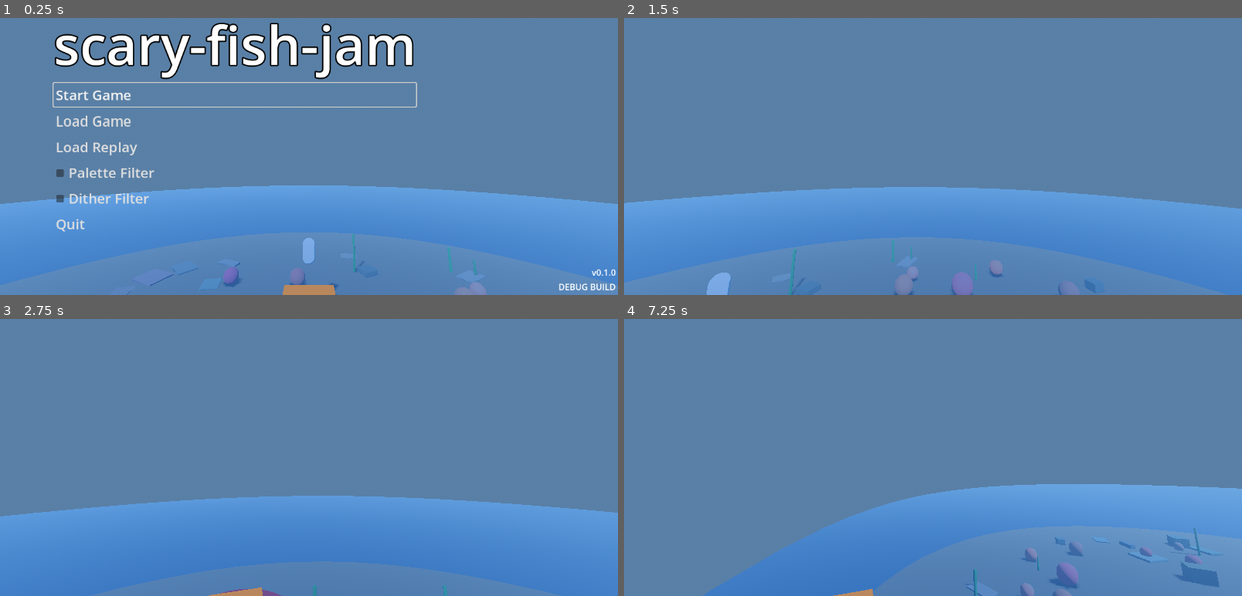
Above: before the commit, frames 1-4 (two rows, left to right).
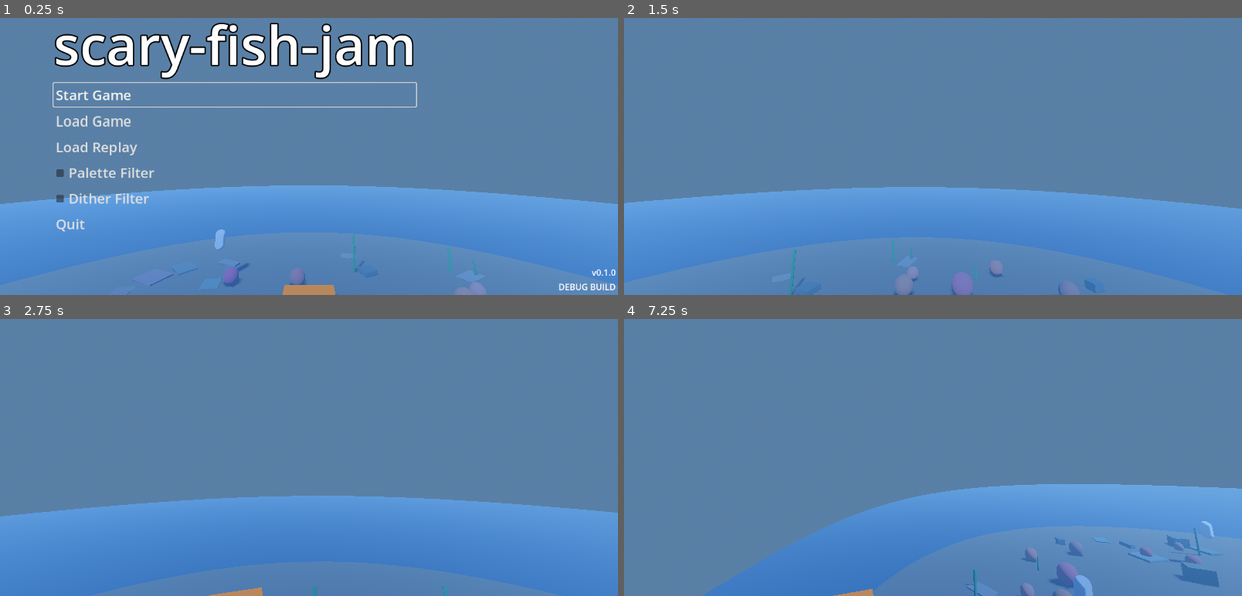
Above: after the commit, the same moments.

Repository: onebit-aidan-kris/scary-fish-jam
Game: Godot game, scene res://scenes/levels/fishing/fishing_level.tscn
The game is run twice, just before and just after one commit, with the same random seed, the same clock (stepped at 60 frames per second) and the same inputs. This scene is started directly instead of the project's main scene.
Inputs (mouse positions are in pixels of both pictures, inside the frame that each line leads up to):
- Up to frame 1 (0.25 s): no input
- Up to frame 2 (1.5 s): click "Start Game" at 0.5 s; move the mouse to (963, 120) at 1.27 s; hold W (move_forward) from 1.28 s (still down); hold Ctrl (crouch) from 1.28 s (still down)
- Up to frame 3 (2.75 s): keep holding W (move_forward); tap Space (jump) at 1.52, 2.27 s; move the mouse to (278, 424) at 2.02 s; release Ctrl (crouch) at 2.03 s; tap E (interact) at 2.1 s
- Up to frame 4 (7.25 s): move the mouse to (945, 415) at 2.77 s; hold Shift (sprint) 2.78-3.53 s; move the mouse to (926, 427) at 3.52 s; tap Ctrl (crouch) at 3.6 s; tap Space (jump) at 3.77, 4.52, 5.27, 6.5, 6.77 s; move the mouse to (976, 427) at 4.27 s; tap E (interact) at 4.35, 6.6 s; move the mouse to (883, 418) at 5.02 s; tap Shift (sprint) at 5.1 s; tap Enter at 5.75 s; move the mouse to (939, 421) at 5.77 s; hold Ctrl (crouch) 5.78-6.53 s; move the mouse to (908, 415) at 6.52 s; release W (move_forward) at 6.53 s; hold D (move_right) from 6.53 s (still down)

The runs differ from the first frame. In frame 1, 0.3% of the frame differs, in the area x 34-55%, y 76-98%; in frame 2, 0.2%; in frame 3, less than 0.1%; in frame 4, 0.2%.

Commit message:
added 3 patrol paths

Diff:
--- a/project/scenes/levels/fishing/fish.gd
+++ b/project/scenes/levels/fishing/fish.gd
@@ -1,15 +1,32 @@
 extends CharacterBody3D
 
-@export var patrol_path: Node3D
+@export var patrol_path: NodePath
+@export var swim_speed := 3.0
+
 @onready var nav_agent: NavigationAgent3D = $NavigationAgent3D
+@onready var patrol_behavior: Node = $PatrolBehavior
 
 var child_mesh: MeshInstance3D
-
 var highlight_circle: MeshInstance3D
 
 
 func _ready() -> void:
 	child_mesh = get_node("MeshInstance3D")
+	var path_node := get_node(patrol_path)
+	patrol_behavior.nav_agent = nav_agent
+	patrol_behavior.set_patrol_nodes(path_node)
+
+
+func _physics_process(_delta: float) -> void:
+	var next_pos := nav_agent.get_next_path_position()
+	var direction := (next_pos - global_position).normalized()
+	velocity = direction * swim_speed
+
+	if velocity.length_squared() > 0.001:
+		var target_pos := global_position + velocity.normalized()
+		look_at(target_pos, Vector3.UP)
+
+	var _collided := move_and_slide()
 
 
 func _process(_delta: float) -> void:
@@ -20,29 +37,20 @@
 		highlight_circle = null
 
 
-# Highlights the fish in bright red.
 func highlight() -> void:
 	if highlight_circle:
 		return
-	# Calculate the y intersection above the fish with the WaterSurface
 	var water_surface: MeshInstance3D = get_tree().get_first_node_in_group("WaterSurface")
-	print("water surface is: ", water_surface)
 	var water_surface_pos: Vector3 = water_surface.global_position
 	var fish_pos: Vector3 = global_position
-	var fish_height: float = fish_pos.y
-	var water_surface_height: float = water_surface_pos.y
-	var layer_offset: float = 1 # To ensure circle is visible above water surface (barely)
-	var intersection_y: float = fish_height + water_surface_height + layer_offset
-	print("intersection_y is: ", intersection_y)
+	var layer_offset := 1.0
+	var intersection_y: float = fish_pos.y + water_surface_pos.y + layer_offset
 
-
-	#Draw a red circle at this intersection point
 	highlight_circle = MeshInstance3D.new()
 	var sphere_mesh := SphereMesh.new()
 	sphere_mesh.radius = 3
 	sphere_mesh.height = 3
 	highlight_circle.mesh = sphere_mesh
-	# Set the material to red
 	var mat := StandardMaterial3D.new()
 	mat.albedo_color = Color.RED
 	mat.emission_energy_multiplier = 5.0
@@ -51,5 +59,3 @@
 
 	get_tree().root.add_child(highlight_circle)
 	highlight_circle.global_position = Vector3(fish_pos.x, intersection_y, fish_pos.z)
-
-	print("highlight_circle is at position: ", highlight_circle.global_position)
--- a/project/scenes/levels/fishing/fishing_level.tscn
+++ b/project/scenes/levels/fishing/fishing_level.tscn
@@ -7,6 +7,7 @@
 [ext_resource type="Script" uid="uid://dtcnjkf3aa1lv" path="res://scenes/levels/fishing/sonar_cone.gd" id="4_s276m"]
 [ext_resource type="Script" uid="uid://4gtx2q7jsi3x" path="res://scenes/levels/fishing/fish.gd" id="6_1ewjx"]
 [ext_resource type="AudioStream" uid="uid://dxrviqr8wqvij" path="res://assets/sounds/sonar_ping.mp3" id="6_58dmq"]
+[ext_resource type="Script" path="res://scenes/levels/fishing/patrol_behavior.gd" id="7_patrol"]
 
 [sub_resource type="ProceduralSkyMaterial" id="ProceduralSkyMaterial_fish"]
 sky_top_color = Color(0.35, 0.6, 0.85, 1)
@@ -69,6 +70,10 @@
 
 [sub_resource type="CapsuleShape3D" id="FishCollision_1ewjx"]
 
+[sub_resource type="NavigationMesh" id="NavMesh_fish"]
+vertices = PackedVector3Array(0, -4, 0, 33, -4, 0, 28.578, -4, 16.5, 16.5, -4, 28.578, 0, -4, 33, -16.5, -4, 28.578, -28.578, -4, 16.5, -33, -4, 0, -28.578, -4, -16.5, -16.5, -4, -28.578, 0, -4, -33, 16.5, -4, -28.578, 28.578, -4, -16.5)
+polygons = [PackedInt32Array(0, 1, 2), PackedInt32Array(0, 2, 3), PackedInt32Array(0, 3, 4), PackedInt32Array(0, 4, 5), PackedInt32Array(0, 5, 6), PackedInt32Array(0, 6, 7), PackedInt32Array(0, 7, 8), PackedInt32Array(0, 8, 9), PackedInt32Array(0, 9, 10), PackedInt32Array(0, 10, 11), PackedInt32Array(0, 11, 12), PackedInt32Array(0, 12, 1)]
+
 [node name="FishingLevel" type="Node3D" unique_id=1521638617]
 script = ExtResource("2_level")
 
@@ -123,14 +128,89 @@
 
 [node name="SeaFloorObjects" type="Node3D" parent="." unique_id=1412279391]
 
-[node name="Fish demo" type="CharacterBody3D" parent="." unique_id=734827474]
-transform = Transform3D(1, 0, 0, 0, 1, 0, 0, 0, 1, 0, -3.1999142, -14.607383)
+[node name="NavigationRegion3D" type="NavigationRegion3D" parent="."]
+navigation_mesh = SubResource("NavMesh_fish")
+
+[node name="PatrolPath1" type="Node3D" parent="."]
+
+[node name="A" type="Marker3D" parent="PatrolPath1"]
+transform = Transform3D(1, 0, 0, 0, 1, 0, 0, 0, 1, -10, -4, -20)
+
+[node name="B" type="Marker3D" parent="PatrolPath1"]
+transform = Transform3D(1, 0, 0, 0, 1, 0, 0, 0, 1, 10, -4, -15)
+
+[node name="C" type="Marker3D" parent="PatrolPath1"]
+transform = Transform3D(1, 0, 0, 0, 1, 0, 0, 0, 1, 5, -4, -25)
+
+[node name="PatrolPath2" type="Node3D" parent="."]
+
+[node name="A" type="Marker3D" parent="PatrolPath2"]
+transform = Transform3D(1, 0, 0, 0, 1, 0, 0, 0, 1, 15, -4, 5)
+
+[node name="B" type="Marker3D" parent="PatrolPath2"]
+transform = Transform3D(1, 0, 0, 0, 1, 0, 0, 0, 1, 10, -4, 15)
+
+[node name="C" type="Marker3D" parent="PatrolPath2"]
+transform = Transform3D(1, 0, 0, 0, 1, 0, 0, 0, 1, 20, -4, 10)
+
+[node name="PatrolPath3" type="Node3D" parent="."]
+
+[node name="A" type="Marker3D" parent="PatrolPath3"]
+transform = Transform3D(1, 0, 0, 0, 1, 0, 0, 0, 1, -20, -4, 5)
+
+[node name="B" type="Marker3D" parent="PatrolPath3"]
+transform = Transform3D(1, 0, 0, 0, 1, 0, 0, 0, 1, -10, -4, 10)
+
+[node name="C" type="Marker3D" parent="PatrolPath3"]
+transform = Transform3D(1, 0, 0, 0, 1, 0, 0, 0, 1, -15, -4, -5)
+
+[node name="Fish1" type="CharacterBody3D" parent="."]
+transform = Transform3D(1, 0, 0, 0, 1, 0, 0, 0, 1, -10, -4, -20)
 script = ExtResource("6_1ewjx")
-
-[node name="MeshInstance3D" type="MeshInstance3D" parent="Fish demo" unique_id=537143151]
-transform = Transform3D(1, 0, 0, 0, 1, 0, 0, 0, 1, -0.009992242, -0.11344242, -0.15191078)
+patrol_path = NodePath("../PatrolPath1")
+
+[node name="NavigationAgent3D" type="NavigationAgent3D" parent="Fish1"]
+
+[node name="PatrolBehavior" type="Node" parent="Fish1"]
+script = ExtResource("7_patrol")
+
+[node name="MeshInstance3D" type="MeshInstance3D" parent="Fish1"]
 mesh = SubResource("CapsuleMesh_1ewjx")
 surface_material_override/0 = SubResource("StandardMaterial3D_1ewjx")
 
-[node name="CollisionShape3D" type="CollisionShape3D" parent="Fish demo" unique_id=1742450616]
+[node name="CollisionShape3D" type="CollisionShape3D" parent="Fish1"]
 shape = SubResource("FishCollision_1ewjx")
+
+[node name="Fish2" type="CharacterBody3D" parent="."]
+transform = Transform3D(1, 0, 0, 0, 1, 0, 0, 0, 1, 15, -4, 5)
+script = ExtResource("6_1ewjx")
+patrol_path = NodePath("../PatrolPath2")
+
+[node name="NavigationAgent3D" type="NavigationAgent3D" parent="Fish2"]
+
+[node name="PatrolBehavior" type="Node" parent="Fish2"]
+script = ExtResource("7_patrol")
+
+[node name="MeshInstance3D" type="MeshInstance3D" parent="Fish2"]
+mesh = SubResource("CapsuleMesh_1ewjx")
+surface_material_override/0 = SubResource("StandardMaterial3D_1ewjx")
+
+[node name="CollisionShape3D" type="CollisionShape3D" parent="Fish2"]
+shape = SubResource("FishCollision_1ewjx")
+
+[node name="Fish3" type="CharacterBody3D" parent="."]
+transform = Transform3D(1, 0, 0, 0, 1, 0, 0, 0, 1, -20, -4, 5)
+script = ExtResource("6_1ewjx")
+patrol_path = NodePath("../PatrolPath3")
+
+[node name="NavigationAgent3D" type="NavigationAgent3D" parent="Fish3"]
+
+[node name="PatrolBehavior" type="Node" parent="Fish3"]
+script = ExtResource("7_patrol")
+
+[node name="MeshInstance3D" type="MeshInstance3D" parent="Fish3"]
+mesh = SubResource("CapsuleMesh_1ewjx")
+surface_material_override/0 = SubResource("StandardMaterial3D_1ewjx")
+
+[node name="CollisionShape3D" type="CollisionShape3D" parent="Fish3"]
+shape = SubResource("FishCollision_1ewjx")
--- /dev/null
+++ b/project/scenes/levels/fishing/patrol_behavior.gd
@@ -0,0 +1,25 @@
+class_name PatrolBehavior
+extends Node
+
+var nav_agent: NavigationAgent3D
+var points: Array[Node3D] = []
+var curr_points_idx := 0
+
+
+func set_patrol_nodes(patrol_path_root: Node) -> void:
+	for child: Node in patrol_path_root.get_children():
+		if child is Node3D:
+			points.append(child)
+	_set_next_target()
+
+
+func _physics_process(_delta: float) -> void:
+	assert(nav_agent, "parent must set nav_agent in _ready()")
+	if nav_agent.is_navigation_finished():
+		_set_next_target()
+
+
+func _set_next_target() -> void:
+	if points.size() > 0:
+		nav_agent.target_position = points[curr_points_idx].global_position
+		curr_points_idx = (curr_points_idx + 1) % points.size()
Not shown, added: project/scenes/levels/fishing/patrol_behavior.gd.uid
